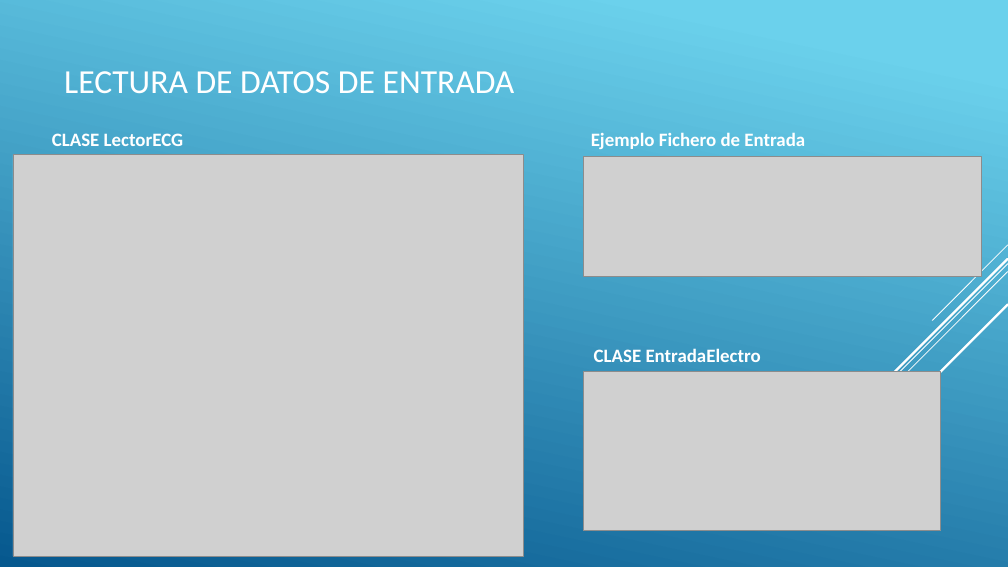
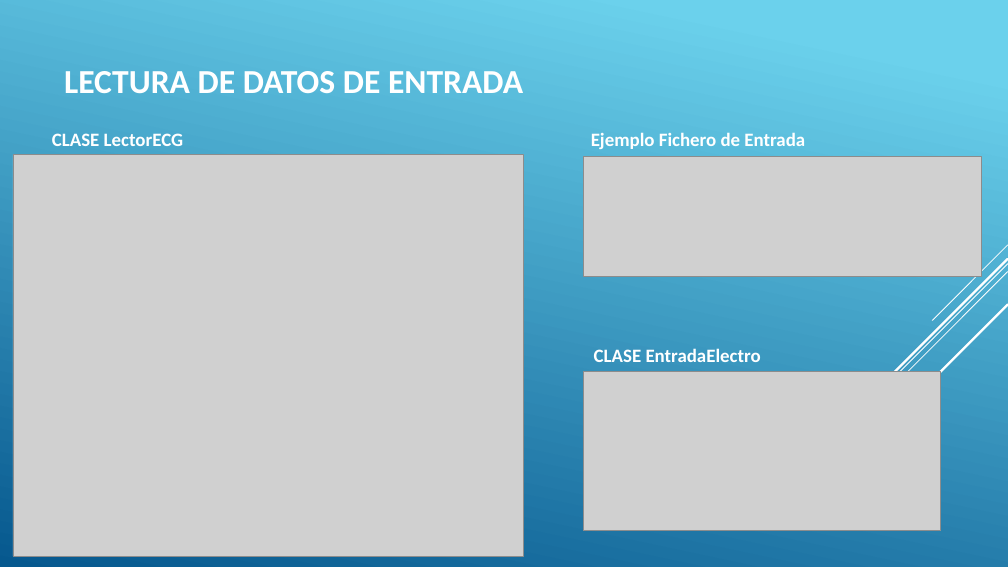
Before and after one commit to JuaannR/Alertas-ECG, a slide deck: slide 5 of ALERTAS DE ECG.pptx. Drawn at 1008x567 pixels with LibreOffice and Linux fonts; fonts in the diff are those of the drawing; grey boxes stand for pictures. Boxes give left, top, right and bottom in pixels: in the first picture for what was removed or moved away, otherwise in the second. Text is boxed around its words. In the diff, an @@ line names an element or a change of style, - is before the commit and + after.

```diff
--- a/ALERTAS DE ECG.pptx
+++ b/ALERTAS DE ECG.pptx
@@ text "LECTURA DE DATOS DE ENTRADA" at bbox=[64, 71, 523, 93]: bold on @@
```
Also in this commit, not shown: 6 other slides changed.
